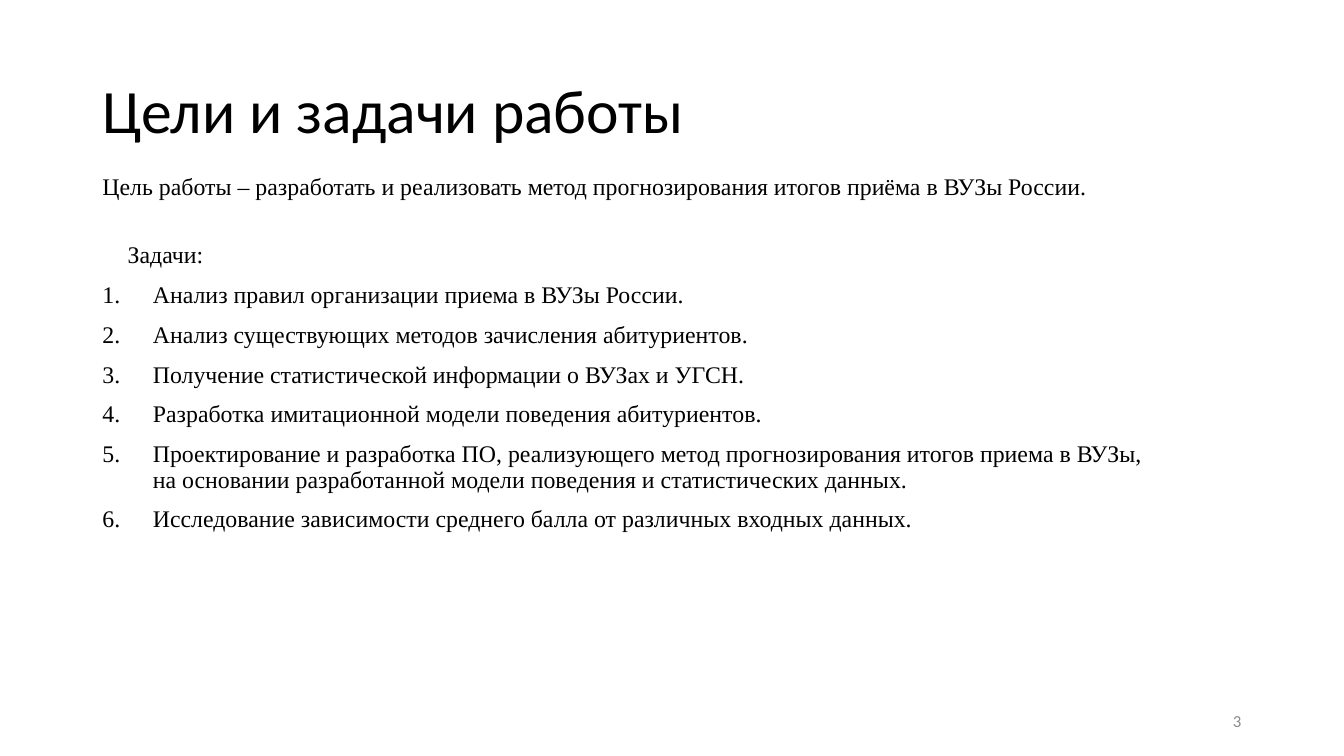
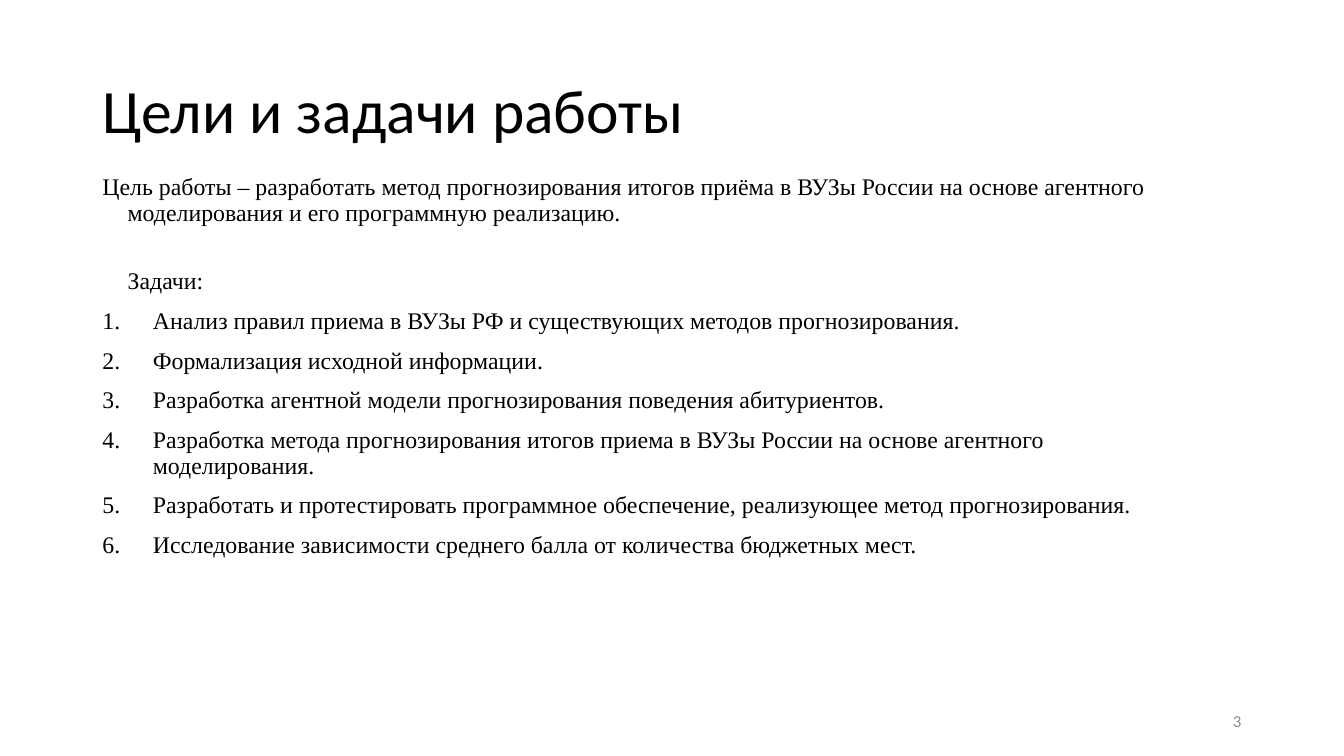
Before and after one commit to 1Bitcoin/scrape-universities-data, a slide deck: slide 3 of tex-diploma-template-main/Метод прогнозирования итогов приёма в вузы России на основе агентного моделирования.pptx. Drawn at 1344x756 pixels with LibreOffice and Linux fonts; fonts in the diff are those of the drawing. Boxes give left, top, right and bottom in pixels: in the first picture for what was removed or moved away, otherwise in the second. Text is boxed around its words. In the diff, an @@ line names an element or a change of style, - is before the commit and + after.

```diff
--- a/tex-diploma-template-main/Метод прогнозирования итогов приёма в вузы России на основе агентного моделирования.pptx
+++ b/tex-diploma-template-main/Метод прогнозирования итогов приёма в вузы России на основе агентного моделирования.pptx
@@ text at [102,178,1144,226]: text changed @@
-Цель работы – разработать и реализовать метод прогнозирования итогов приёма в ВУЗы России.
+Цель работы – разработать метод прогнозирования итогов приёма в ВУЗы России на основе агентного моделирования и его программную реализацию.
@@ text at [153,313,1130,558]: text changed @@
-1. Анализ правил организации приема в ВУЗы России.
-2. Анализ существующих методов зачисления абитуриентов.
-3. Получение статистической информации о ВУЗах и УГСН.
-4. Разработка имитационной модели поведения абитуриентов.
-5. Проектирование и разработка ПО, реализующего метод прогнозирования итогов приема в ВУЗы, на основании разработанной модели поведения и статистических данных.
-6. Исследование зависимости среднего балла от различных входных данных.
+1. Анализ правил приема в ВУЗы РФ и существующих методов прогнозирования.
+2. Формализация исходной информации.
+3. Разработка агентной модели прогнозирования поведения абитуриентов.
+4. Разработка метода прогнозирования итогов приема в ВУЗы России на основе агентного моделирования.
+5. Разработать и протестировать программное обеспечение, реализующее метод прогнозирования.
+6. Исследование зависимости среднего балла от количества бюджетных мест.
```
Also in this commit, not shown: 1 other slide changed, 6 slides added, 4 slides removed, 1 other file.
